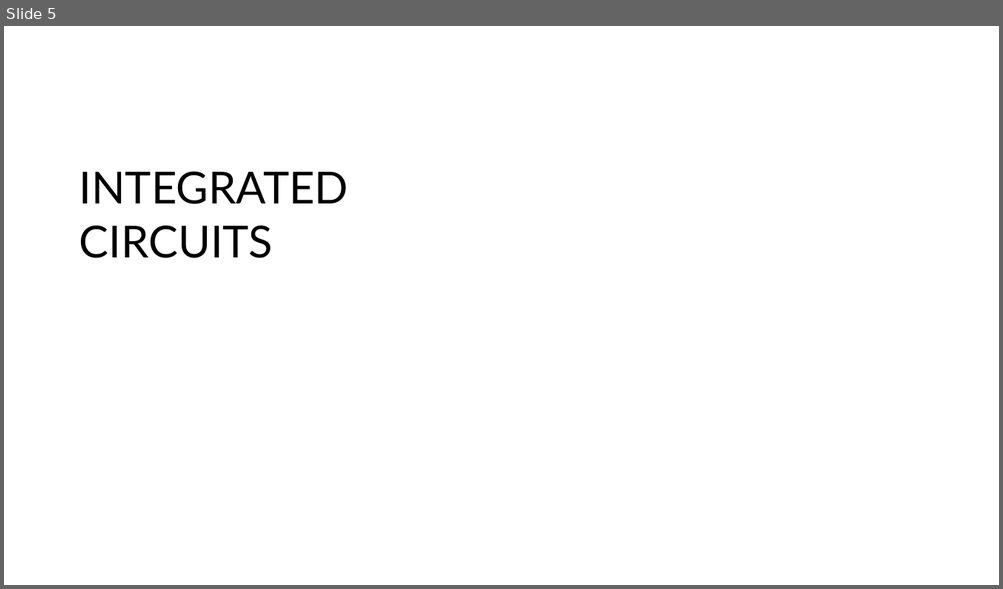
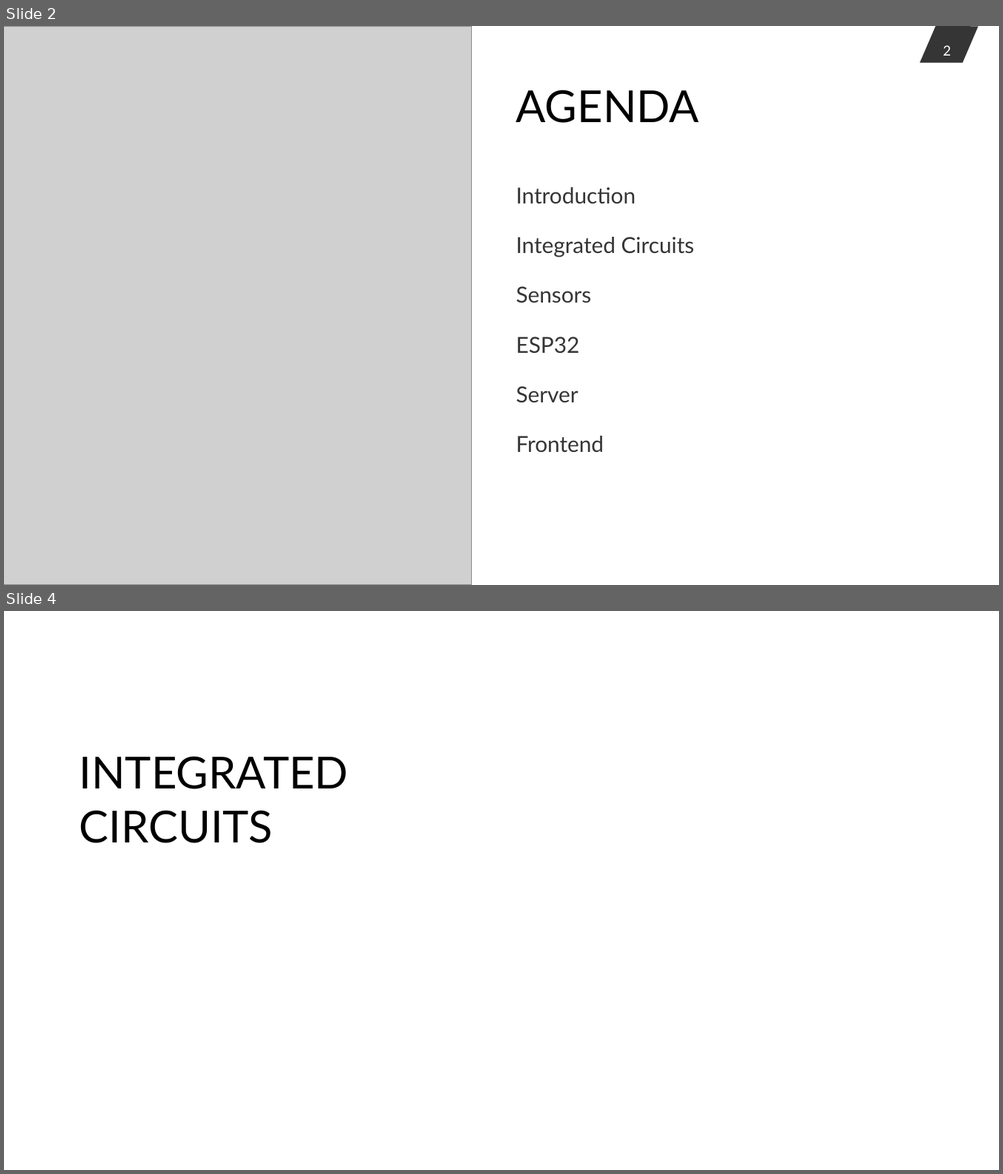
Before and after one commit to StephanStofer/hslu-iot, a slide deck: doc/presentation.pptx. Shown one above the other, each under a label of ours: slide 5 before the commit, slides 2 and 4 after it; the slides between them are not shown. The pictures are 1003x589 and 1003x1174 pixels, drawn with LibreOffice and Linux fonts; fonts in the diff are those of the drawing; grey boxes stand for pictures; background and template pictures are left out. Boxes give left, top, right and bottom in pixels: in the first picture for what was removed or moved away, otherwise in the second. Text is boxed around its words. In the diff, an @@ line names an element or a change of style, - is before the commit and + after.

```diff
--- a/doc/presentation.pptx
+++ b/doc/presentation.pptx
@@ slide 2 added at [4,26,999,585], background #FFFFFF @@
@@ picture added at [4,26,472,585] @@
@@ page number added at [920,26,979,63], fill #353535, 10 pt, text #FFFFFF @@
+2
@@ title added at [516,90,700,123], 32 pt, text #000000 @@
+AGENDA
@@ text added at [516,187,694,453], 16 pt, text #353535 @@
+Introduction
+Integrated Circuits
+Sensors
+ESP32
+Server
+Frontend
@@ what was slide 5 is now slide 4 @@
```
Also in this commit, not shown: 2 slides changed, 1 other slide added, 4 slides removed.
